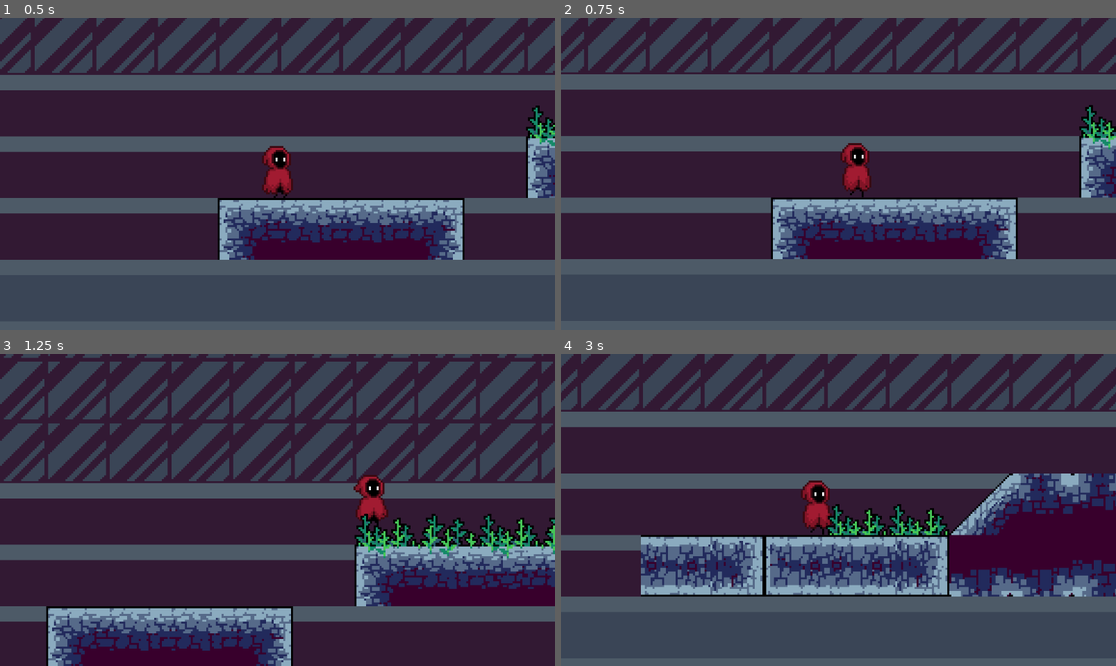
Above: before the commit, frames 1-4 (two rows, left to right).
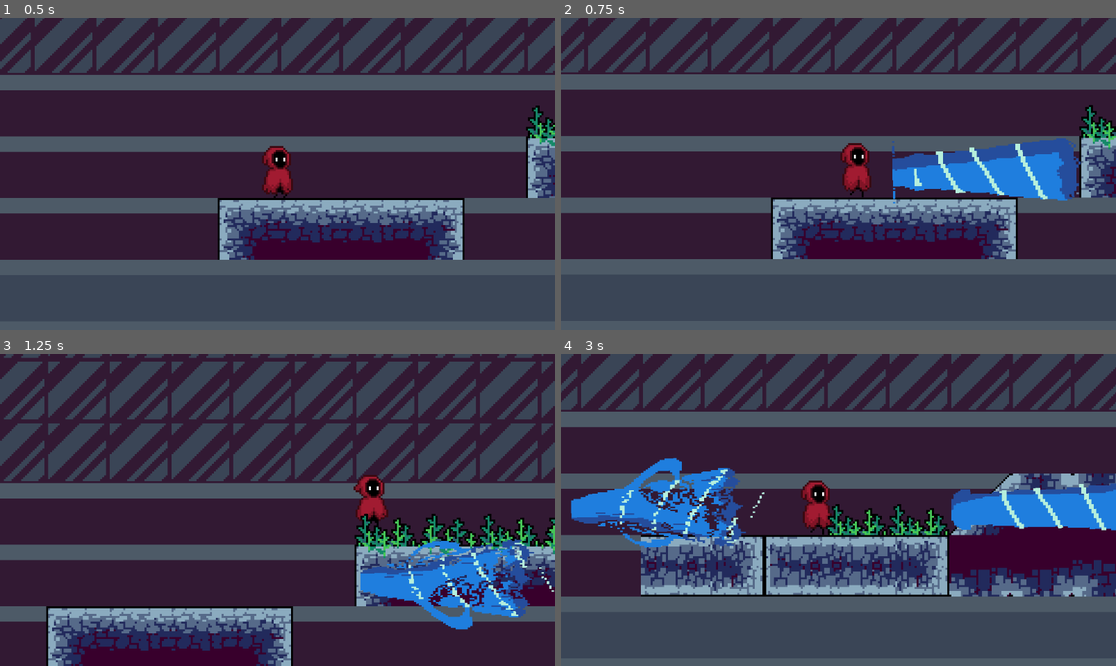
Above: after the commit, the same moments.

Repository: pxD1311/Bubble-Realms-The-Lost-Knight
Game: Godot game, scene res://scenes/level_1.tscn
Same seed, same stepped clock (60 frames per second), same inputs: the game is played once before the commit and once after it.
Inputs (mouse positions are in pixels of both pictures, inside the frame that each line leads up to):
- Up to frame 1 (0.5 s): no input
- Up to frame 2 (0.75 s): move the mouse to (960, 158) at 0.52 s; hold D (move_right) from 0.53 s (still down); right-click (960, 158) at 0.6 s
- Up to frame 3 (1.25 s): keep holding D (move_right); tap Space (jump) at 0.77 s
- Up to frame 4 (3 s): move the mouse to (727, 525) at 1.27 s; tap S (crouch) at 1.35 s; tap Space (jump) at 1.52 s; right-click (727, 525) at 1.55 s; move the mouse to (894, 441) at 2.02 s; release D (move_right) at 2.03 s; hold A (move_left) 2.03-2.78 s; click (894, 441) at 2.1 s; right-click (894, 441) at 2.3 s; move the mouse to (810, 572) at 2.77 s; hold D (move_right) from 2.78 s (still down); right-click (810, 572) at 2.85 s

Frame 1 is identical in both runs. In frame 2, 4.9% of the frame differs, in the area x 59-94%, y 38-60%; in frame 3, 4.6%; in frame 4, 8.3%, in the area x 1-100%, y 33-63%.

Commit message:
added projectile

Diff:
--- /dev/null
+++ b/projectile.gd
@@ -0,0 +1,22 @@
+# WaterBlast.gd
+extends Area2D
+
+@export var speed := 400.0
+@export var damage := 20
+var direction := Vector2.RIGHT
+
+func _ready():
+	$AnimatedSprite2D.flip_h = direction.x < 0
+	$AnimatedSprite2D.play("start")  # Basic water animation
+	$Timer.start(3.0)  # Auto-delete after 2 seconds
+
+func _physics_process(delta):
+	position += direction * 0.5 * speed * delta
+
+#func _on_body_entered(body):
+	#if body.has_method("take_damage"):
+		#body.take_damage(damage)
+	#queue_free()
+
+func _on_timer_timeout():
+	queue_free()
--- a/scenes/character.tscn
+++ b/scenes/character.tscn
@@ -1,5 +1,6 @@
-[gd_scene load_steps=48 format=3 uid="uid://b4vux1w3on4xj"]
-
+[gd_scene load_steps=49 format=3 uid="uid://b4vux1w3on4xj"]
+
+[ext_resource type="PackedScene" uid="uid://vcqoa87imy2i" path="res://scenes/projectile.tscn" id="1_ripu8"]
 [ext_resource type="Texture2D" uid="uid://15dlunkhfeke" path="res://assets/images/player/AnimationSheet_Character.png" id="2_3af8f"]
 
 [sub_resource type="GDScript" id="GDScript_7woi2"]
@@ -10,11 +11,14 @@
 @export var jump_force := -300.0
 @export var gravity := 980.0
 @export var crouch_speed := 250.0
+@export var water_blast_scene : PackedScene
+@export var attack_cooldown := 1.0
 
 # Combat parameters
 @export var melee_cooldown := 0.1
 var can_melee := true
 var is_attacking := false
+var can_attack := true
 
 # Animation states
 enum {IDLE, RUN, JUMP, CROUCH, MELEE}
@@ -38,6 +42,9 @@
 
 func handle_movement(delta):
 	var input_dir = Input.get_axis(\"move_left\", \"move_right\")
+	if input_dir != 0:
+		facing_right = input_dir > 0
+		$AnimatedSprite2D2.flip_h = !facing_right
 
 	# Horizontal movement
 	if not is_attacking:
@@ -82,6 +89,34 @@
 	is_attacking = false
 	await get_tree().create_timer(melee_cooldown).timeout
 	can_melee = true
+
+func _input(event):
+	if event.is_action_pressed(\"ranged_attack\") and can_attack:
+		shoot_water_blast()
+
+func shoot_water_blast():
+	can_attack=false
+	$AttackCooldown.start(attack_cooldown)
+
+	#Create Projectile
+	var blast = water_blast_scene.instantiate()
+	blast.direction = Vector2.RIGHT if facing_right else Vector2.LEFT
+
+	var muzzle_offset = abs($MuzzlePosition.position.x)
+
+	if facing_right:
+		blast.position = Vector2(global_position.x + muzzle_offset, global_position.y)
+	else:
+		blast.position = Vector2(global_position.x - muzzle_offset, global_position.y)
+
+	blast.get_node(\"AnimatedSprite2D\").flip_h = !facing_right
+
+	#if !facing_right:
+		#blast.position.x -= 20
+	get_parent().add_child(blast)
+
+func _on_attack_cooldown_timeout():
+	can_attack= true
 
 func update_animation():
 	animated_sprite.flip_h = !facing_right
@@ -99,6 +134,76 @@
 			animated_sprite.play(\"run\")
 		_:
 			animated_sprite.play(\"idle\")
+
+func gain_xp(amount):
+	GameManager.player_stats[\"xp\"] += amount
+	if GameManager.player_stats[\"xp\"] >= xp_to_next_level():
+		level_up()
+
+func xp_to_next_level():
+	return GameManager.player_stats[\"level\"] * 100  # Example formula
+
+func level_up():
+	GameManager.player_stats[\"level\"] += 1
+	GameManager.player_stats[\"attack\"] += 5
+	GameManager.player_stats[\"hp\"] += 20
+	print(\"Leveled up! Current level: \", GameManager.player_stats[\"level\"])
+
+func increase_attack(amount):
+	GameManager.player_stats[\"attack\"] += amount
+	print(\"Attack increased by \", amount, \". Current attack: \", GameManager.player_stats[\"attack\"])
+
+func deal_damage_to_enemy(enemy_hp, critical_hit_chance = 0.1):
+	var damage = GameManager.player_stats[\"attack\"]
+	if randf() < critical_hit_chance:  # 10% chance for a critical hit
+		damage *= 2
+		print(\"Critical hit!\")
+	enemy_hp -= damage
+	print(\"Dealt \", damage, \" damage. Enemy HP left: \", enemy_hp)
+	return enemy_hp  # Return remaining enemy HP
+
+func take_damage(amount):
+	GameManager.player_stats[\"hp\"] -= amount
+	if GameManager.player_stats[\"hp\"] <= 0:
+		GameManager.player_stats[\"hp\"] = 0
+		print(\"Player is dead!\")
+		# Trigger game over logic here
+	else:
+		print(\"Player took \", amount, \" damage. HP: \", GameManager.player_stats[\"hp\"])
+
+func heal_player(amount, max_hp = 200):
+	GameManager.player_stats[\"hp\"] += amount
+	if GameManager.player_stats[\"hp\"] > max_hp:
+		GameManager.player_stats[\"hp\"] = max_hp
+	print(\"Player healed by \", amount, \". HP: \", GameManager.player_stats[\"hp\"])
+
+func revive_player(revive_hp = 50):
+	if GameManager.player_stats[\"hp\"] == 0:
+		GameManager.player_stats[\"hp\"] = revive_hp
+		print(\"Player revived! HP: \", GameManager.player_stats[\"hp\"])
+	else:
+		print(\"Player is not dead. Revival skipped.\")
+
+func increase_score(points):
+	GameManager.player_score += points
+	print(\"Score increased by \", points, \". Current score: \", GameManager.player_score)
+
+func decrease_score(points):
+	GameManager.player_score -= points
+	if GameManager.player_score < 0:
+		GameManager.player_score = 0
+	print(\"Score decreased by \", points, \". Current score: \", GameManager.player_score)
+
+func reset_score():
+	GameManager.player_score = 0
+	print(\"Score reset. Current score: \", GameManager.player_score)
+
+func is_player_dead():
+	return GameManager.player_stats[\"hp\"] <= 0
+
+func get_player_stats():
+	print(\"Player Stats: \", GameManager.player_stats)
+	return GameManager.player_stats
 "
 
 [sub_resource type="AtlasTexture" id="AtlasTexture_8e1el"]
@@ -442,6 +547,7 @@
 
 [node name="Character" type="CharacterBody2D"]
 script = SubResource("GDScript_7woi2")
+water_blast_scene = ExtResource("1_ripu8")
 
 [node name="AnimatedSprite2D2" type="AnimatedSprite2D" parent="."]
 sprite_frames = SubResource("SpriteFrames_62bf1")
@@ -453,6 +559,16 @@
 shape = SubResource("CapsuleShape2D_4pkp5")
 
 [node name="CollisionCrouch2" type="CollisionShape2D" parent="."]
-position = Vector2(-1, 7)
+position = Vector2(0, 7)
 shape = SubResource("CapsuleShape2D_tx1a1")
 disabled = true
+
+[node name="MuzzlePosition" type="Marker2D" parent="."]
+position = Vector2(8, 2)
+rotation = -0.00541923
+scale = Vector2(0.92, 1)
+
+[node name="AttackCooldown" type="Timer" parent="."]
+wait_time = 0.7
+
+[connection signal="timeout" from="AttackCooldown" to="." method="_on_attack_cooldown_timeout"]
--- /dev/null
+++ b/scenes/projectile.tscn
@@ -0,0 +1,179 @@
+[gd_scene load_steps=26 format=3 uid="uid://vcqoa87imy2i"]
+
+[ext_resource type="Script" path="res://projectile.gd" id="1_4n7u2"]
+[ext_resource type="Texture2D" uid="uid://csp5ieif0wa7c" path="res://assets/special_abilities/Water Blast - Startup and Infinite.png" id="2_ae2er"]
+[ext_resource type="Texture2D" uid="uid://dkn4iawq1b2gl" path="res://assets/special_abilities/Water Blast - End.png" id="3_1j26i"]
+
+[sub_resource type="AtlasTexture" id="AtlasTexture_rgtpl"]
+atlas = ExtResource("2_ae2er")
+region = Rect2(0, 0, 128, 128)
+
+[sub_resource type="AtlasTexture" id="AtlasTexture_c0tdx"]
+atlas = ExtResource("2_ae2er")
+region = Rect2(128, 0, 128, 128)
+
+[sub_resource type="AtlasTexture" id="AtlasTexture_26gf6"]
+atlas = ExtResource("2_ae2er")
+region = Rect2(256, 0, 128, 128)
+
+[sub_resource type="AtlasTexture" id="AtlasTexture_5woyx"]
+atlas = ExtResource("2_ae2er")
+region = Rect2(384, 0, 128, 128)
+
+[sub_resource type="AtlasTexture" id="AtlasTexture_joct5"]
+atlas = ExtResource("2_ae2er")
+region = Rect2(0, 128, 128, 128)
+
+[sub_resource type="AtlasTexture" id="AtlasTexture_abnpm"]
+atlas = ExtResource("2_ae2er")
+region = Rect2(128, 128, 128, 128)
+
+[sub_resource type="AtlasTexture" id="AtlasTexture_rnbj1"]
+atlas = ExtResource("2_ae2er")
+region = Rect2(256, 128, 128, 128)
+
+[sub_resource type="AtlasTexture" id="AtlasTexture_t5nt5"]
+atlas = ExtResource("2_ae2er")
+region = Rect2(384, 128, 128, 128)
+
+[sub_resource type="AtlasTexture" id="AtlasTexture_xuqnt"]
+atlas = ExtResource("2_ae2er")
+region = Rect2(0, 256, 128, 128)
+
+[sub_resource type="AtlasTexture" id="AtlasTexture_86d1u"]
+atlas = ExtResource("2_ae2er")
+region = Rect2(128, 256, 128, 128)
+
+[sub_resource type="AtlasTexture" id="AtlasTexture_cge40"]
+atlas = ExtResource("2_ae2er")
+region = Rect2(256, 256, 128, 128)
+
+[sub_resource type="AtlasTexture" id="AtlasTexture_6jfre"]
+atlas = ExtResource("2_ae2er")
+region = Rect2(384, 256, 128, 128)
+
+[sub_resource type="AtlasTexture" id="AtlasTexture_147d5"]
+atlas = ExtResource("3_1j26i")
+region = Rect2(0, 0, 128, 128)
+
+[sub_resource type="AtlasTexture" id="AtlasTexture_su5re"]
+atlas = ExtResource("3_1j26i")
+region = Rect2(128, 0, 128, 128)
+
+[sub_resource type="AtlasTexture" id="AtlasTexture_8sxla"]
+atlas = ExtResource("3_1j26i")
+region = Rect2(256, 0, 128, 128)
+
+[sub_resource type="AtlasTexture" id="AtlasTexture_drctj"]
+atlas = ExtResource("3_1j26i")
+region = Rect2(0, 128, 128, 128)
+
+[sub_resource type="AtlasTexture" id="AtlasTexture_ky33o"]
+atlas = ExtResource("3_1j26i")
+region = Rect2(128, 128, 128, 128)
+
+[sub_resource type="AtlasTexture" id="AtlasTexture_aycyl"]
+atlas = ExtResource("3_1j26i")
+region = Rect2(256, 128, 128, 128)
+
+[sub_resource type="AtlasTexture" id="AtlasTexture_6vf2n"]
+atlas = ExtResource("3_1j26i")
+region = Rect2(0, 256, 128, 128)
+
+[sub_resource type="AtlasTexture" id="AtlasTexture_4qpnp"]
+atlas = ExtResource("3_1j26i")
+region = Rect2(128, 256, 128, 128)
+
+[sub_resource type="SpriteFrames" id="SpriteFrames_4tm46"]
+animations = [{
+"frames": [{
+"duration": 1.0,
+"texture": SubResource("AtlasTexture_rgtpl")
+}, {
+"duration": 1.0,
+"texture": SubResource("AtlasTexture_c0tdx")
+}, {
+"duration": 1.0,
+"texture": SubResource("AtlasTexture_26gf6")
+}, {
+"duration": 1.0,
+"texture": SubResource("AtlasTexture_5woyx")
+}, {
+"duration": 1.0,
+"texture": SubResource("AtlasTexture_joct5")
+}, {
+"duration": 1.0,
+"texture": SubResource("AtlasTexture_abnpm")
+}, {
+"duration": 1.0,
+"texture": SubResource("AtlasTexture_rnbj1")
+}, {
+"duration": 1.0,
+"texture": SubResource("AtlasTexture_t5nt5")
+}, {
+"duration": 1.0,
+"texture": SubResource("AtlasTexture_xuqnt")
+}, {
+"duration": 1.0,
+"texture": SubResource("AtlasTexture_86d1u")
+}, {
+"duration": 1.0,
+"texture": SubResource("AtlasTexture_cge40")
+}, {
+"duration": 1.0,
+"texture": SubResource("AtlasTexture_6jfre")
+}, {
+"duration": 1.0,
+"texture": SubResource("AtlasTexture_147d5")
+}, {
+"duration": 1.0,
+"texture": SubResource("AtlasTexture_su5re")
+}, {
+"duration": 1.0,
+"texture": SubResource("AtlasTexture_8sxla")
+}, {
+"duration": 1.0,
+"texture": SubResource("AtlasTexture_drctj")
+}, {
+"duration": 1.0,
+"texture": SubResource("AtlasTexture_ky33o")
+}, {
+"duration": 1.0,
+"texture": SubResource("AtlasTexture_aycyl")
+}, {
+"duration": 1.0,
+"texture": SubResource("AtlasTexture_6vf2n")
+}, {
+"duration": 1.0,
+"texture": SubResource("AtlasTexture_4qpnp")
+}],
+"loop": true,
+"name": &"start",
+"speed": 5.0
+}]
+
+[sub_resource type="CapsuleShape2D" id="CapsuleShape2D_uuvc1"]
+radius = 10.9997
+height = 132.38
+
+[node name="projectile" type="Area2D"]
+script = ExtResource("1_4n7u2")
+
+[node name="AnimatedSprite2D" type="AnimatedSprite2D" parent="."]
+position = Vector2(55, 2)
+rotation = 1.5532
+scale = Vector2(0.807087, 1.25459)
+sprite_frames = SubResource("SpriteFrames_4tm46")
+animation = &"start"
+frame = 12
+
+[node name="CollisionShape2D" type="CollisionShape2D" parent="."]
+position = Vector2(50, 3)
+rotation = 1.57857
+scale = Vector2(1, 0.573619)
+shape = SubResource("CapsuleShape2D_uuvc1")
+
+[node name="Timer" type="Timer" parent="."]
+
+[connection signal="body_entered" from="." to="." method="_on_body_entered"]
+[connection signal="timeout" from="Timer" to="." method="_on_timer_timeout"]
